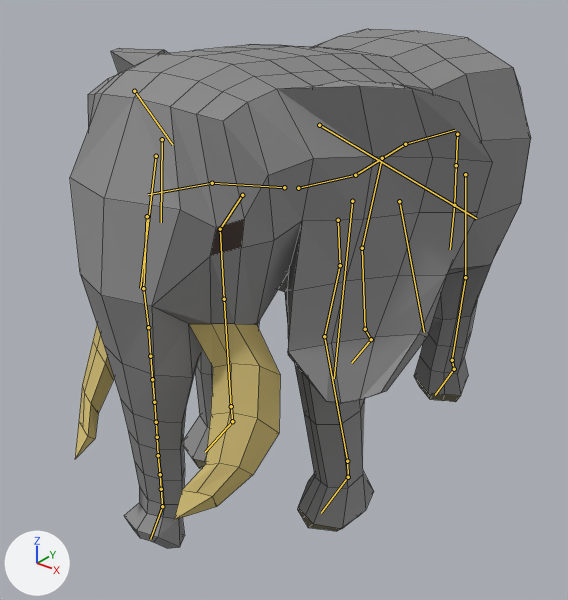
A saved change to the Blender file Assets/Sabana/elephant.blend.
Before and after are seen from a camera (50 mm lens) standing at (9.42, -14.5, 11.78) and looking at (-0.4, -2.22, 4.17). The axes (+X, +Y, +Z) are drawn at lower left. The lights are the same throughout. Both versions are drawn at frame 200 of the action 'Eating'; the numbers are the values there. The bones that bend it are drawn over the model as lines. Mesh edges are drawn as thin lines.

Names of what the first picture shows: 'elefante'.
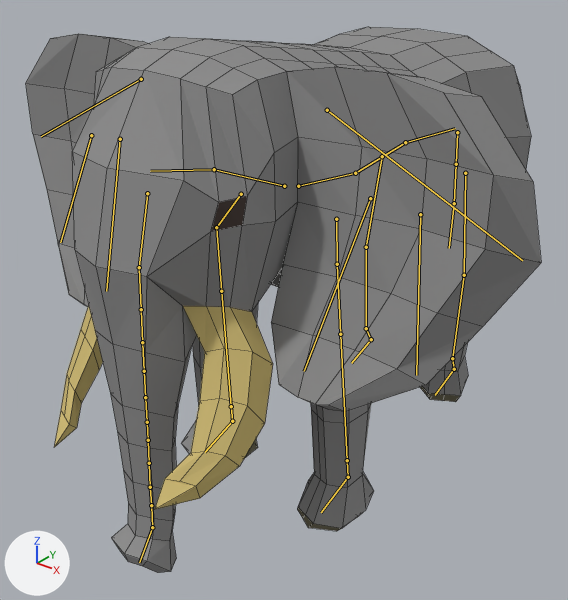
Where the change shows, as pixel boxes (x1, y1, x2, y2) in the pictures (568 x 600 px):
'elefante', posed (12% wider)
    before: (70, 29, 531, 549)
    after: (26, 27, 541, 573)
bone 'spine', root to tip
    before: (298, 188) to (355, 175)
    after: (298, 186) to (355, 173)
bone 'neck3', root to tip
    before: (284, 187) to (212, 183)
    after: (284, 186) to (214, 169)
bone 'ear.R', root to tip
    before: (134, 91) to (172, 144)
    after: (141, 79) to (41, 136)
bone 'Bone', root to tip
    before: (156, 156) to (140, 288)
    after: (120, 139) to (106, 291)
bone 'Bone.001', root to tip
    before: (162, 139) to (161, 222)
    after: (91, 135) to (60, 242)
bone 'ear.L', root to tip
    before: (319, 125) to (476, 218)
    after: (327, 110) to (522, 260)
bone 'Bone.002', root to tip
    before: (352, 201) to (334, 378)
    after: (370, 198) to (304, 371)
bone 'Bone.003', root to tip
    before: (399, 201) to (424, 332)
    after: (420, 214) to (416, 375)

The edits, one by one:
Bone 'spine' (bone_spine) moves from (0.0, 0.0, -0.04) to (0.0, 0.0, 0.0).
Bone 'neck3' (bone_neck3) turns from (5, 0, 0) to (0, 0, 0) degrees about its own x, y and z.
Bone 'ear.R' (bone_ear_r) turns from (-45, 22, 1) to (0, 0, 0) degrees about its own x, y and z.
Bone 'Bone' (bone_bone) moves from (0.02, 0.12, -0.02) to (0.0, 0.0, 0.0).
Bone 'Bone' (bone_bone) turns from (-1, -3, -15) to (0, 0, 0) degrees about its own x, y and z.
Bone 'Bone.001' (bone_bone_001) moves from (0.02, -0.12, 0.01) to (0.0, 0.0, 0.0).
Bone 'Bone.001' (bone_bone_001) turns from (-2, -2, -15) to (0, 0, 0) degrees about its own x, y and z.
Bone 'ear.L' (bone_ear_l) turns from (-53, -28, 0) to (0, 0, 0) degrees about its own x, y and z.
Bone 'Bone.002' (bone_bone_002) moves from (-0.01, 0.03, -0.01) to (0.0, 0.0, 0.0).
Bone 'Bone.002' (bone_bone_002) turns from (3, 1, 3) to (0, 0, 0) degrees about its own x, y and z.
Bone 'Bone.003' (bone_bone_003) moves from (-0.01, -0.02, 0.01) to (0.0, 0.0, 0.0).
Bone 'Bone.003' (bone_bone_003) turns from (2, 0, 4) to (0, 0, 0) degrees about its own x, y and z.
Bone 'trunk_IK-target' (bone_trunk_ik_target) moves from (-0.62, -0.05, 0.93) to (0.0, 0.0, 0.0).
